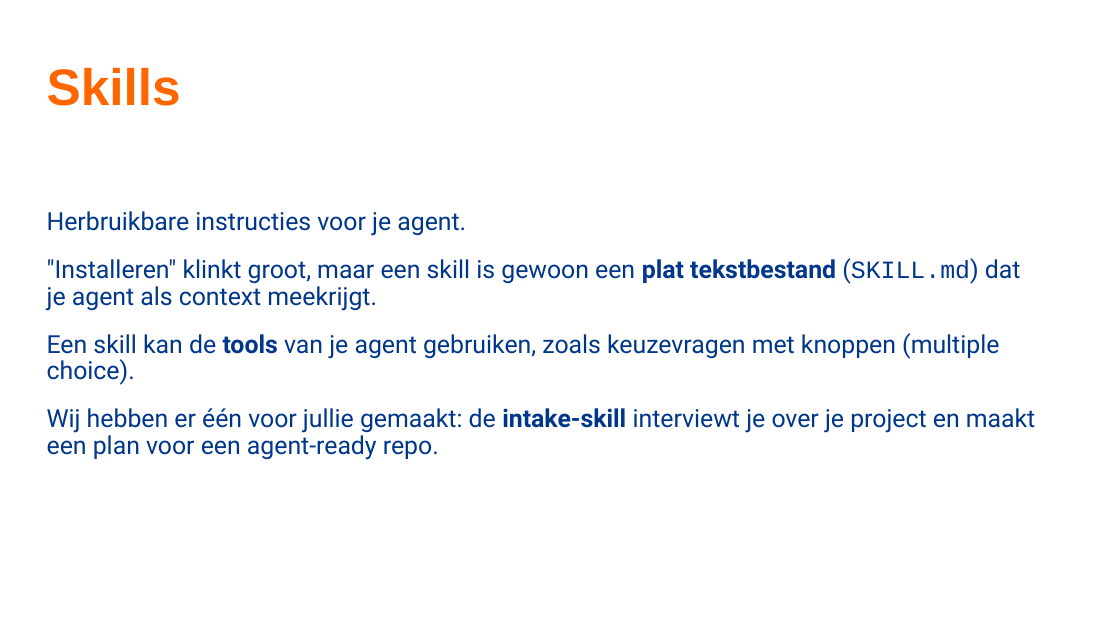
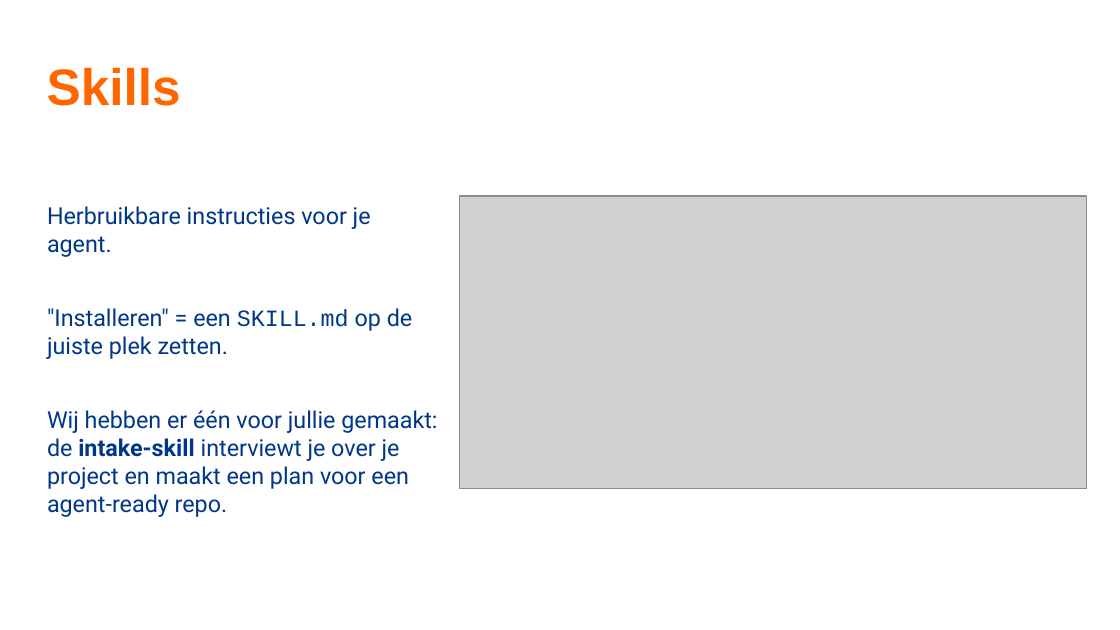
Before and after one commit to TeamNLSportScienceCentre/teamnl-agentic-engineering, a slide deck: slide 37 of docs/agentic-engineering-sessie-1.pptx (slide 38 before the commit). Drawn at 1120x630 pixels with LibreOffice and Linux fonts; fonts in the diff are those of the drawing; grey boxes stand for pictures; background and template pictures are left out. Boxes give left, top, right and bottom in pixels: in the first picture for what was removed or moved away, otherwise in the second. Text is boxed around its words. In the diff, an @@ line names an element or a change of style, - is before the commit and + after.

```diff
--- a/docs/agentic-engineering-sessie-1.pptx
+++ b/docs/agentic-engineering-sessie-1.pptx
@@ text at [47, 206, 437, 517]: size 16 to 15 pt in "Herbruikbare instructies voor je agent.", "Wij hebben er één voor jullie gemaakt: ..."; line spacing 0.9 to 1; less space between paragraphs @@
@@ picture added at [459, 196, 1086, 488] @@
@@ text at [47, 308, 412, 359]: text changed; size 16 to 15 pt @@
-"Installeren" klinkt groot, maar een skill is gewoon een plat tekstbestand (SKILL.md) dat je agent als context meekrijgt.
-Een skill kan de tools van je agent gebruiken, zoals keuzevragen met knoppen (multiple choice).
+"Installeren" = een SKILL.md op de juiste plek zetten.
```
Also in this commit, not shown: 21 other slides changed, 2 slides added, 3 slides removed.
